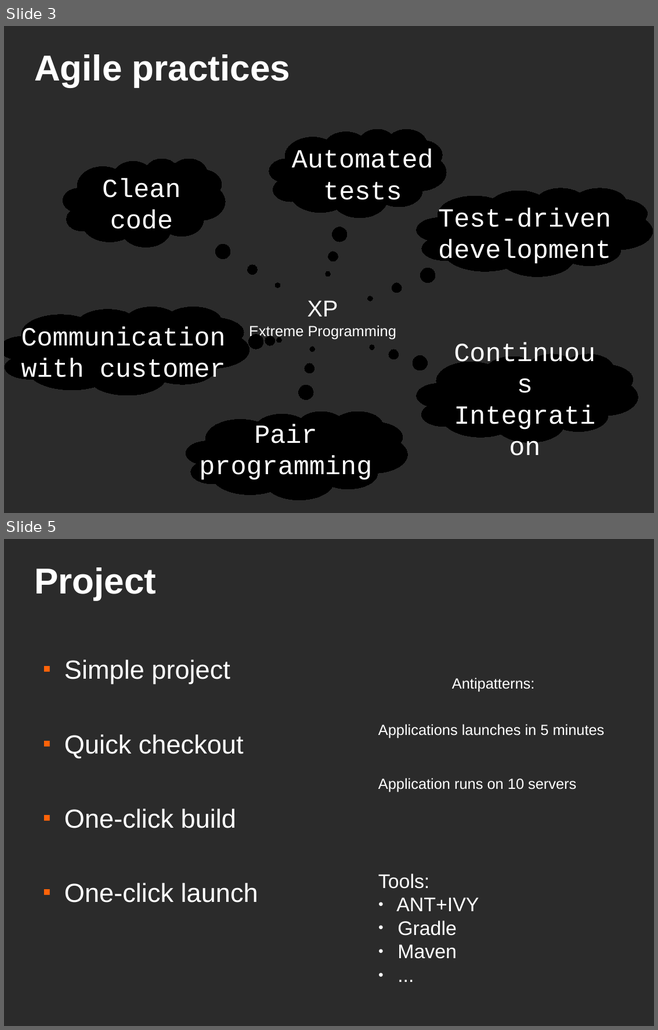
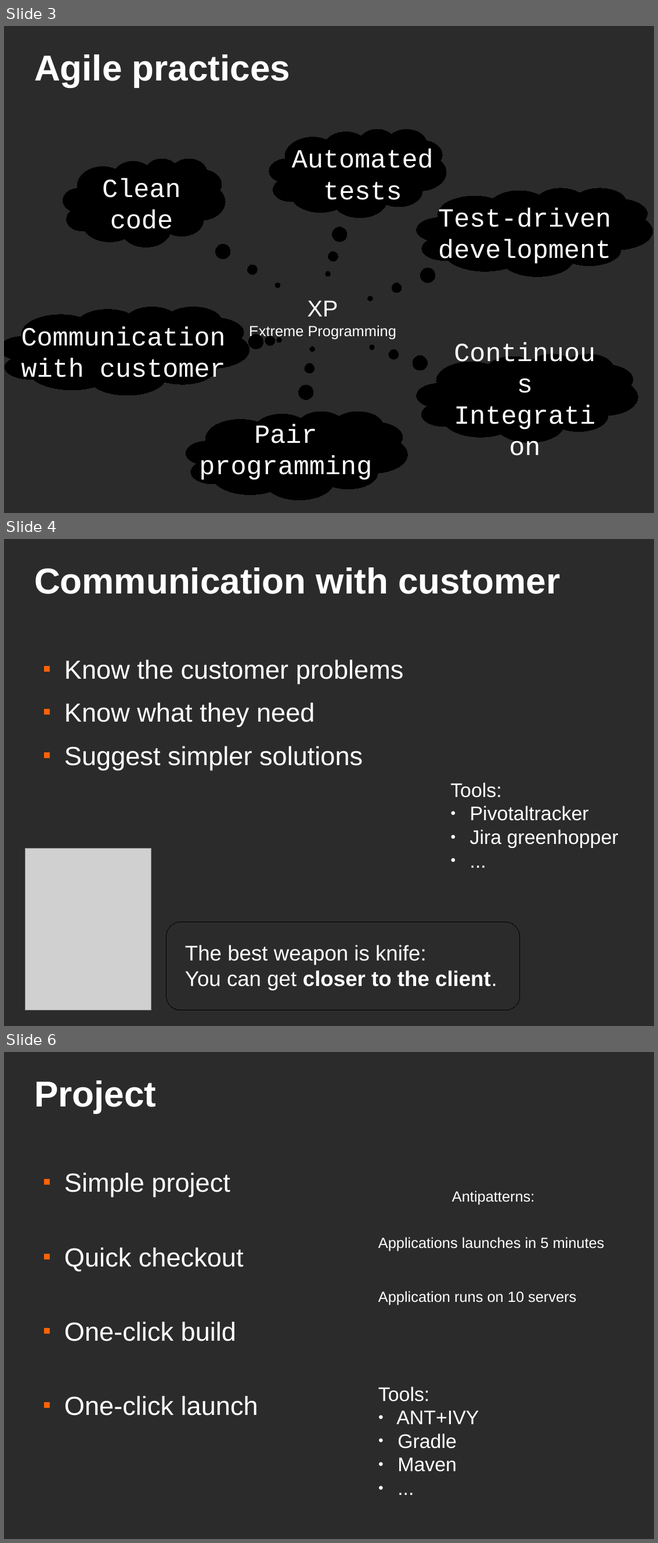
Before and after one commit to asolntsev/presentations, a slide deck: agile-technical-practices/agile-techical-practices.agile-ee.odp. Shown one above the other, each under a label of ours: slides 3 and 5 before the commit, slides 3, 4 and 6 after it; the slides between them are not shown. The pictures are 658x1030 and 658x1543 pixels, drawn with LibreOffice and Linux fonts; fonts in the diff are those of the drawing; grey boxes stand for pictures; background and template pictures are left out; a plain dark background stands for a picture behind light text. Boxes give left, top, right and bottom in pixels: in the first picture for what was removed or moved away, otherwise in the second. Text is boxed around its words. In the diff, an @@ line names an element or a change of style, - is before the commit and + after.

```diff
--- a/agile-technical-practices/agile-techical-practices.agile-ee.odp
+++ b/agile-technical-practices/agile-techical-practices.agile-ee.odp
@@ slide 4 added at (4,539,654,1026), background picture (left out) @@
@@ title added at (34,567,560,594), 44 pt, text #FFFFFF, bold @@
+Communication with customer
@@ text added at (64,660,404,770), 32 pt, text #FFFFFF @@
+■ Know the customer problems
+■ Know what they need
+■ Suggest simpler solutions
@@ text added at (450,783,618,848), 24 pt, text #FFFFFF @@
+Tools:
+● Pivotaltracker
+● Jira greenhopper
+● ...
@@ picture added at (25,849,151,1011) @@
@@ rounded rectangle added at (166,922,520,1011), outline #000000 0 pt @@
@@ text added at (185,945,497,990), 26 pt, text #FFFFFF @@
+The best weapon is knife:
+You can get closer to the client.
@@ what was slide 5 is now slide 6 @@
```
Also in this commit, not shown: 3 slides changed, 6 other slides added, 2 slides removed, 1 other file.
